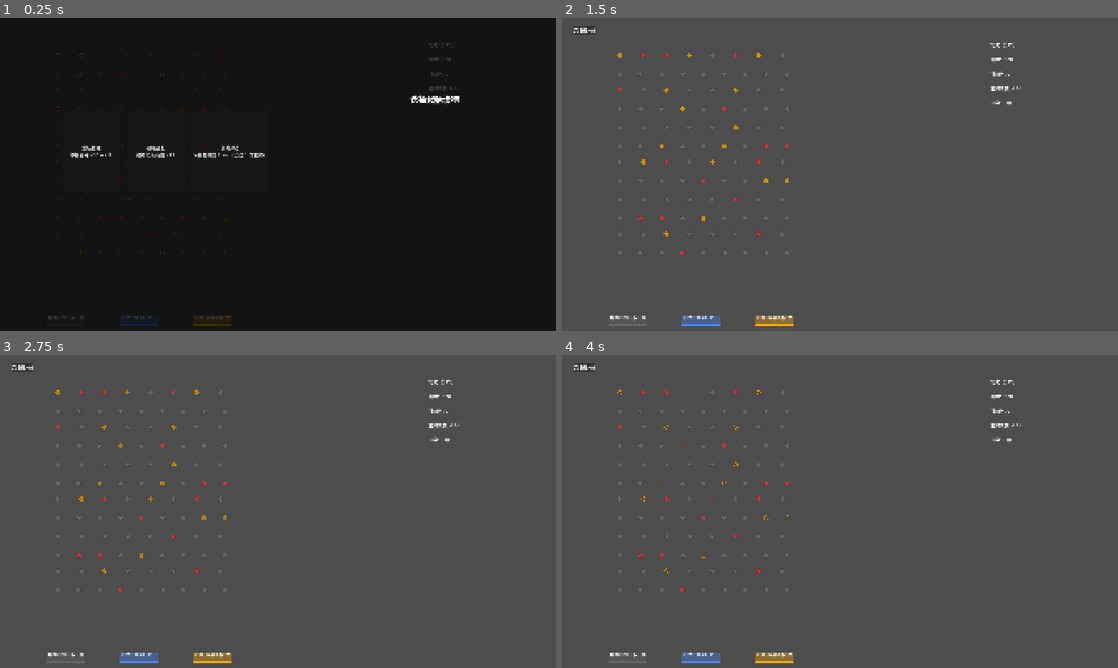
Above: before the commit, frames 1-4 (two rows, left to right).
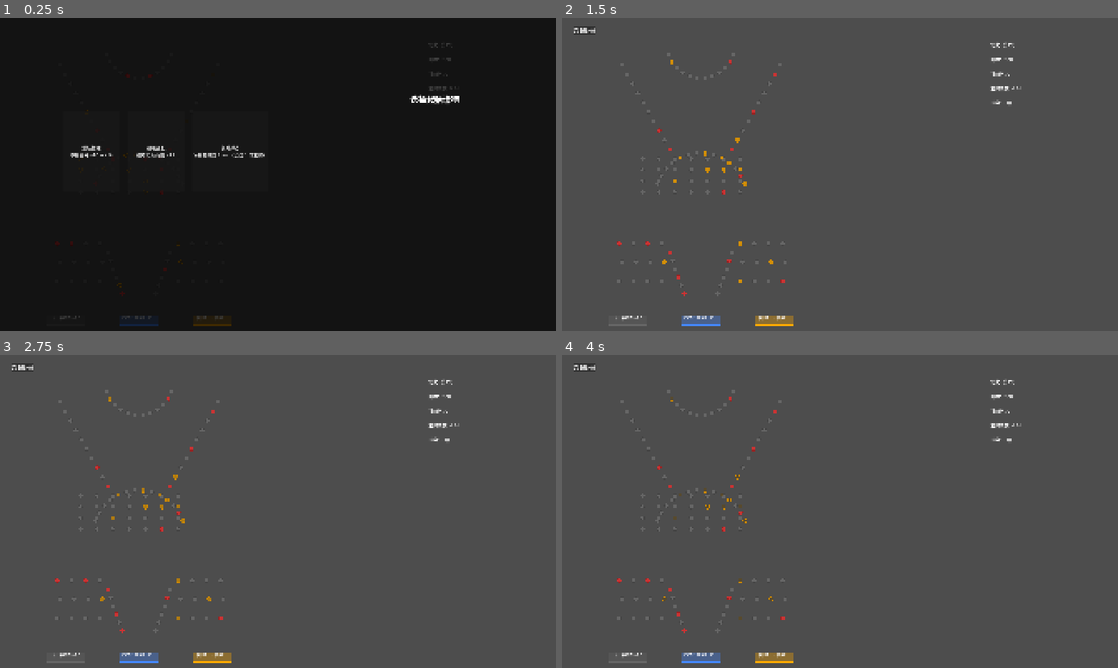
Above: after the commit, the same moments.

Repository: ever4Kenny/orb-foundry
Game: Godot game, scene res://scenes/main.tscn
The game is run twice, just before and just after one commit, with the same random seed, the same clock (stepped at 60 frames per second) and the same inputs.
Inputs (mouse positions are in pixels of both pictures, inside the frame that each line leads up to):
- Up to frame 1 (0.25 s): no input
- Up to frame 2 (1.5 s): click (650, 152) at 0.5 s, where only the run before the commit has a clickable "重锤校准 中槽得分 +10 → +25"; click "● 铁球 重·穿透peg（最多3次）" at 1.25 s
- Up to frame 3 (2.75 s): move the mouse to (400, 495) at 2.02 s; click (400, 495) at 2.17 s
- Up to frame 4 (4 s): drag from (728, 527) to (628, 658) at 2.77 s; move the mouse to (895, 442) at 3.52 s; click (895, 442) at 3.67 s

The runs differ from the first frame. In frame 1, 0.3% of the frame differs, in the area x 8-42%, y 11-97%; in frame 2, 1.6%; in frame 3, 1.6%; in frame 4, 1.6%.

Commit message:
feat: sync board.json v2.1-locked-3 — patterns layout, left slot next_round_multiplier, center slot 50pts, R5 override 80
- default.json: restore 9-pattern layout (110 pegs), remove grid fallback
- left slot: next_round_score_multiplier ×1.5 (replaces ball_bonus)
- center slot: base 50 (R5 override 80)
- right slot: ball_recovery unlimited per round
- score_manager: add round_score_multiplier, apply_round_multiplier()
- round_manager: call apply_round_multiplier at start_round
- relic R5: value 80 (override, not additive)

Diff:
--- a/resources/board_layouts/default.json
+++ b/resources/board_layouts/default.json
@@ -2,33 +2,120 @@
   "board_width": 720,
   "board_height": 1080,
   "peg_radius": 7,
-  "peg_rows": [
-    0.12,
-    0.18,
-    0.23,
-    0.29,
-    0.35,
-    0.41,
-    0.46,
-    0.52,
-    0.58,
-    0.64,
-    0.69,
-    0.75
-  ],
-  "peg_cols": [
-    8,
-    9,
-    8,
-    9,
-    8,
-    9,
-    8,
-    9,
-    8,
-    9,
-    8,
-    9
+  "patterns": [
+    {
+      "type": "arc",
+      "count": 12,
+      "center": [
+        0.5,
+        0.08
+      ],
+      "radius": 120,
+      "start_degrees": 20,
+      "end_degrees": 160
+    },
+    {
+      "type": "line",
+      "count": 10,
+      "start": [
+        0.12,
+        0.15
+      ],
+      "end": [
+        0.35,
+        0.42
+      ]
+    },
+    {
+      "type": "line",
+      "count": 10,
+      "start": [
+        0.88,
+        0.15
+      ],
+      "end": [
+        0.65,
+        0.42
+      ]
+    },
+    {
+      "type": "block",
+      "rows": 4,
+      "cols": 7,
+      "start": [
+        0.22,
+        0.45
+      ],
+      "spacing": [
+        56,
+        38
+      ]
+    },
+    {
+      "type": "arc",
+      "count": 14,
+      "center": [
+        0.5,
+        0.58
+      ],
+      "radius": 160,
+      "start_degrees": 200,
+      "end_degrees": 340
+    },
+    {
+      "type": "stagger",
+      "rows": [
+        0.72,
+        0.78,
+        0.84
+      ],
+      "cols": [
+        4,
+        4,
+        4
+      ],
+      "x_min_ratio": 0.04,
+      "x_max_ratio": 0.38
+    },
+    {
+      "type": "stagger",
+      "rows": [
+        0.72,
+        0.78,
+        0.84
+      ],
+      "cols": [
+        4,
+        4,
+        4
+      ],
+      "x_min_ratio": 0.62,
+      "x_max_ratio": 0.96
+    },
+    {
+      "type": "line",
+      "count": 6,
+      "start": [
+        0.35,
+        0.75
+      ],
+      "end": [
+        0.42,
+        0.88
+      ]
+    },
+    {
+      "type": "line",
+      "count": 6,
+      "start": [
+        0.65,
+        0.75
+      ],
+      "end": [
+        0.58,
+        0.88
+      ]
+    }
   ],
   "peg_types": {
     "normal": {
@@ -65,9 +152,9 @@
       "y_offset": -36,
       "width": 132,
       "height": 32,
-      "effect": "ball_bonus",
-      "elasticity_delta": 0.1,
-      "label": "弹性+10%（下一颗球）"
+      "effect": "next_round_score_multiplier",
+      "multiplier": 1.5,
+      "label": "下一轮得分×1.5"
     },
     {
       "position": "center",
@@ -76,7 +163,7 @@
       "width": 132,
       "height": 32,
       "effect": "score_bonus",
-      "label": "+10分（R5时+25）"
+      "label": "+50分（R5时+25）"
     },
     {
       "position": "right",
@@ -85,7 +172,7 @@
       "width": 132,
       "height": 32,
       "effect": "ball_recovery",
-      "label": "+1球（每轮最多1次）"
+      "label": "回1球（无限制）"
     }
   ]
 }
--- a/resources/relic_config.json
+++ b/resources/relic_config.json
@@ -32,10 +32,10 @@
     {
       "id": "R5",
       "name": "重锤校准",
-      "desc": "中槽得分 +10 → +25",
+      "desc": "中槽得分 +50 → +80",
       "trigger": "onSlotScore",
       "tag_filter": ["center"],
-      "effect": {"type": "score_override", "value": 25}
+      "effect": {"type": "score_override", "value": 80}
     },
     {
       "id": "R6",
--- a/scripts/round_manager.gd
+++ b/scripts/round_manager.gd
@@ -52,6 +52,7 @@
 	current_round = ri
 	var rd = _rounds_data[ri]
 	shots_left = rd.get("ball_count", 4)
+	ScoreManager.apply_round_multiplier()
 	state = GameState.BALL_SELECT
 	# Dispatch onRoundStart first (fills pending effects list);
 	# main.gd's _on_round_started handler will apply them after board is rebuilt.
--- a/scripts/score_manager.gd
+++ b/scripts/score_manager.gd
@@ -8,18 +8,27 @@
 var score: int = 0
 var next_elasticity_boost: float = 0.0
 var next_score_multiplier: float = 1.0
+var next_round_score_multiplier: float = 1.0
+var round_score_multiplier: float = 1.0
 var blast_radius_multiplier: float = 1.0
 
 func reset() -> void:
 	score = 0
 	next_elasticity_boost = 0.0
 	next_score_multiplier = 1.0
+	next_round_score_multiplier = 1.0
+	round_score_multiplier = 1.0
 	blast_radius_multiplier = 1.0
 	score_changed.emit(score, 0)
 
+func apply_round_multiplier() -> void:
+	round_score_multiplier = next_round_score_multiplier
+	next_round_score_multiplier = 1.0
+
 func add(delta: int) -> void:
-	score += delta
-	score_changed.emit(score, delta)
+	var effective := int(float(delta) * round_score_multiplier)
+	score += effective
+	score_changed.emit(score, effective)
 
 func get_score() -> int:
 	return score
--- a/scripts/slot.gd
+++ b/scripts/slot.gd
@@ -66,10 +66,12 @@
 	var base_score := 0
 	match slot_effect:
 		"score_bonus":
-			base_score = RelicManager.get_center_slot_score(10) if slot_position == "center" else 10
+			base_score = RelicManager.get_center_slot_score(50) if slot_position == "center" else 50
 			ScoreManager.add(base_score)
 		"ball_bonus":
 			ScoreManager.next_elasticity_boost += 0.10
+		"next_round_score_multiplier":
+			ScoreManager.next_round_score_multiplier = 1.5
 		"score_multiplier":
 			ScoreManager.next_score_multiplier = 1.5
 		"ball_recovery":
